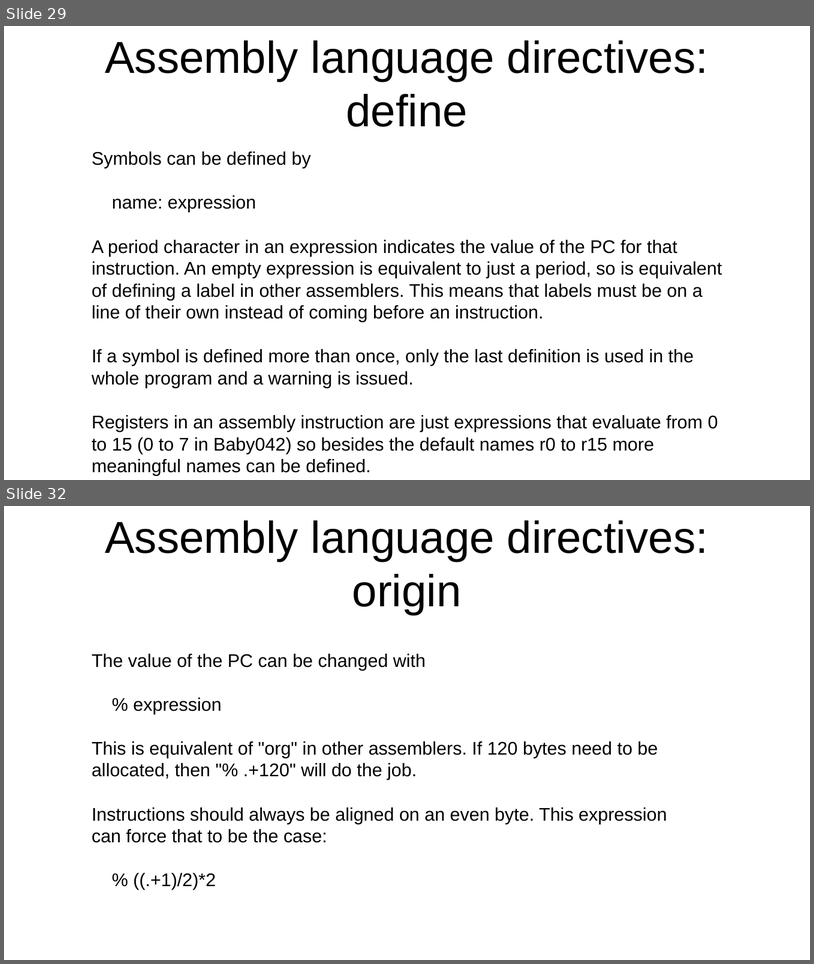
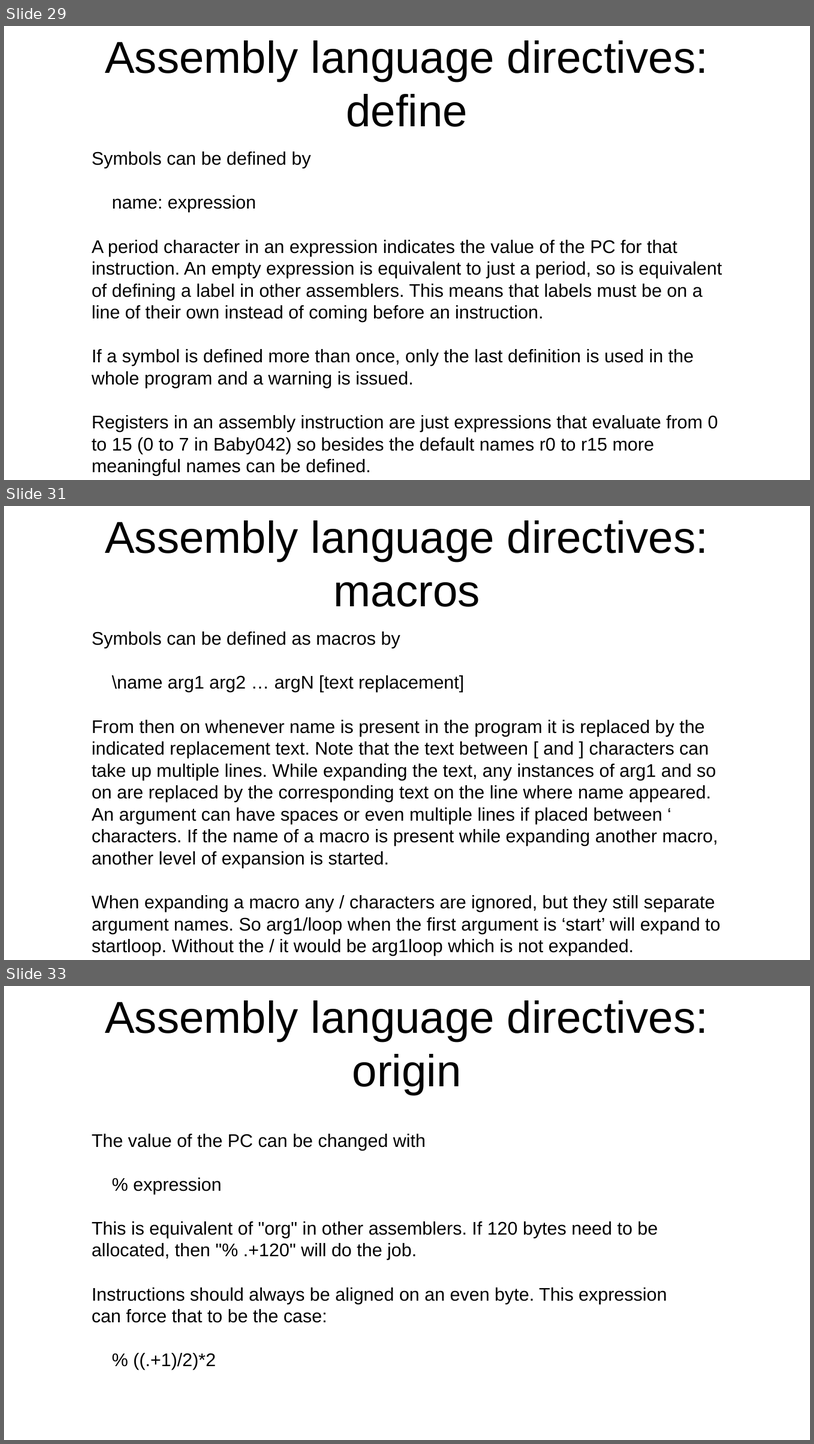
Before and after one commit to jeceljr/baby42, a slide deck: doc/baby42_slides.odp. Shown one above the other, each under a label of ours: slides 29 and 32 before the commit, slides 29, 31 and 33 after it; the slides between them are not shown. The pictures are 814x964 and 814x1444 pixels, drawn with LibreOffice and Linux fonts; fonts in the diff are those of the drawing. Boxes give left, top, right and bottom in pixels: in the first picture for what was removed or moved away, otherwise in the second. Text is boxed around its words. In the diff, an @@ line names an element or a change of style, - is before the commit and + after.

```diff
--- a/doc/baby42_slides.odp
+++ b/doc/baby42_slides.odp
@@ slide 31 added at bbox=[4, 506, 810, 960], background #FFFFFF @@
@@ title added at bbox=[105, 520, 708, 607], 44 pt, text #000000 @@
+Assembly language directives:
+macros
@@ text added at bbox=[92, 631, 720, 934], 18 pt, text #000000 @@
+Symbols can be defined as macros by
+\name arg1 arg2 … argN [text replacement]
+From then on whenever name is present in the program it is replaced by the indicated replacement text. Note that the text between [ and ] characters can take up multiple lines. While expanding the text, any instances of arg1 and so on are replaced by the corresponding text on the line where name appeared. An argument can have spaces or even multiple lines if placed between ‘ characters. If the name of a macro is present while expanding another macro, another level of expansion is started.
+When expanding a macro any / characters are ignored, but they still separate argument names. So arg1/loop when the first argument is ‘start’ will expand to startloop. Without the / it would be arg1loop which is not expanded.
@@ what was slide 32 is now slide 33 @@
```
Also in this commit, not shown: 20 slides changed, 1 other file.
